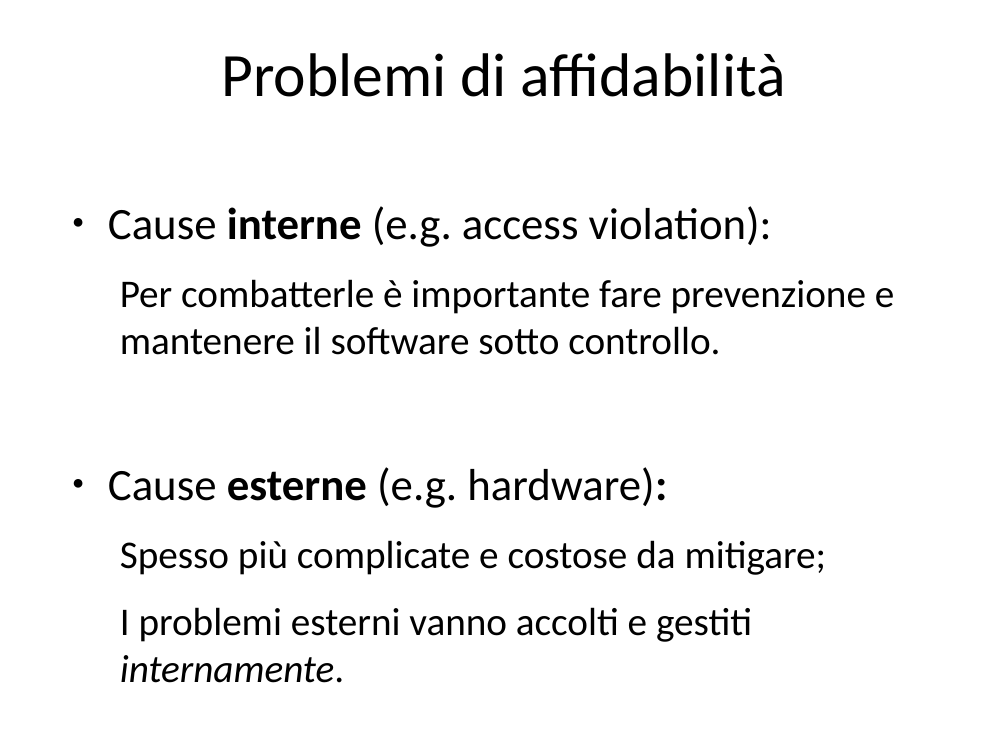
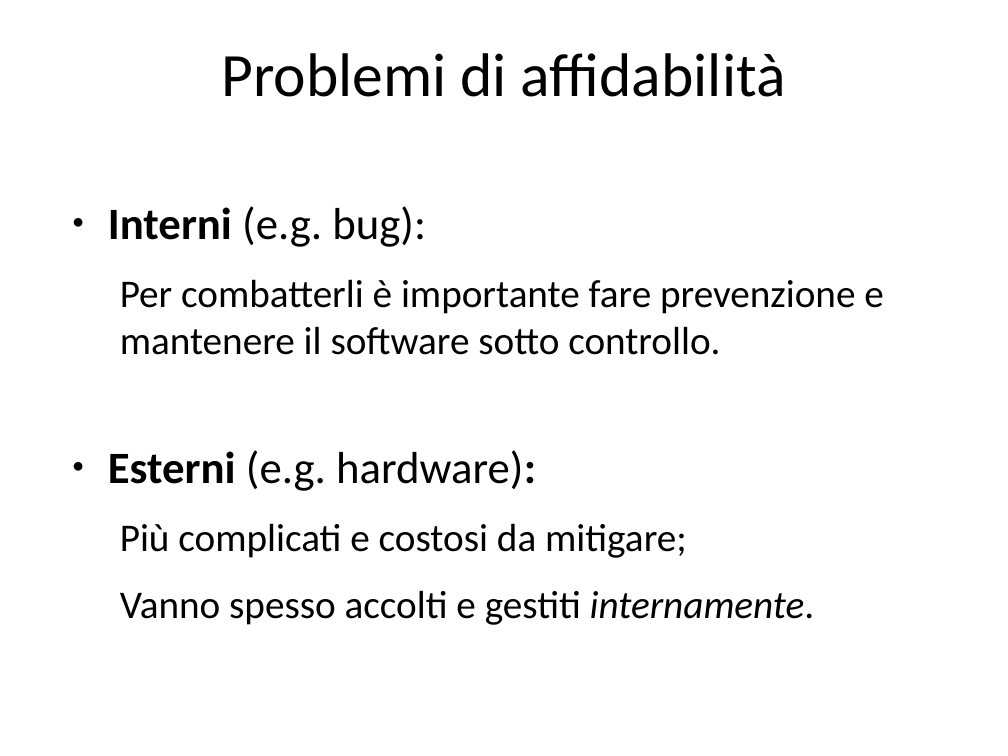
Before and after one commit to guidop/IAD13, a slide deck: slide 37 of La salute del software.odp (slide 38 before the commit). Drawn at 1008x756 pixels with LibreOffice and Linux fonts; fonts in the diff are those of the drawing. Boxes give left, top, right and bottom in pixels: in the first picture for what was removed or moved away, otherwise in the second. Text is boxed around its words. In the diff, an @@ line names an element or a change of style, - is before the commit and + after.

```diff
--- a/La salute del software.odp
+++ b/La salute del software.odp
@@ text at [108, 206, 883, 625]: text changed @@
-● Cause interne (e.g. access violation):
-Per combatterle è importante fare prevenzione e mantenere il software sotto controllo.
-● Cause esterne (e.g. hardware):
-Spesso più complicate e costose da mitigare;
-I problemi esterni vanno accolti e gestiti internamente.
+● Interni (e.g. bug):
+Per combatterli è importante fare prevenzione e mantenere il software sotto controllo.
+● Esterni (e.g. hardware):
+Più complicati e costosi da mitigare;
+Vanno spesso accolti e gestiti internamente.
```
Also in this commit, not shown: 39 other slides changed, 5 slides added, 3 slides removed.
